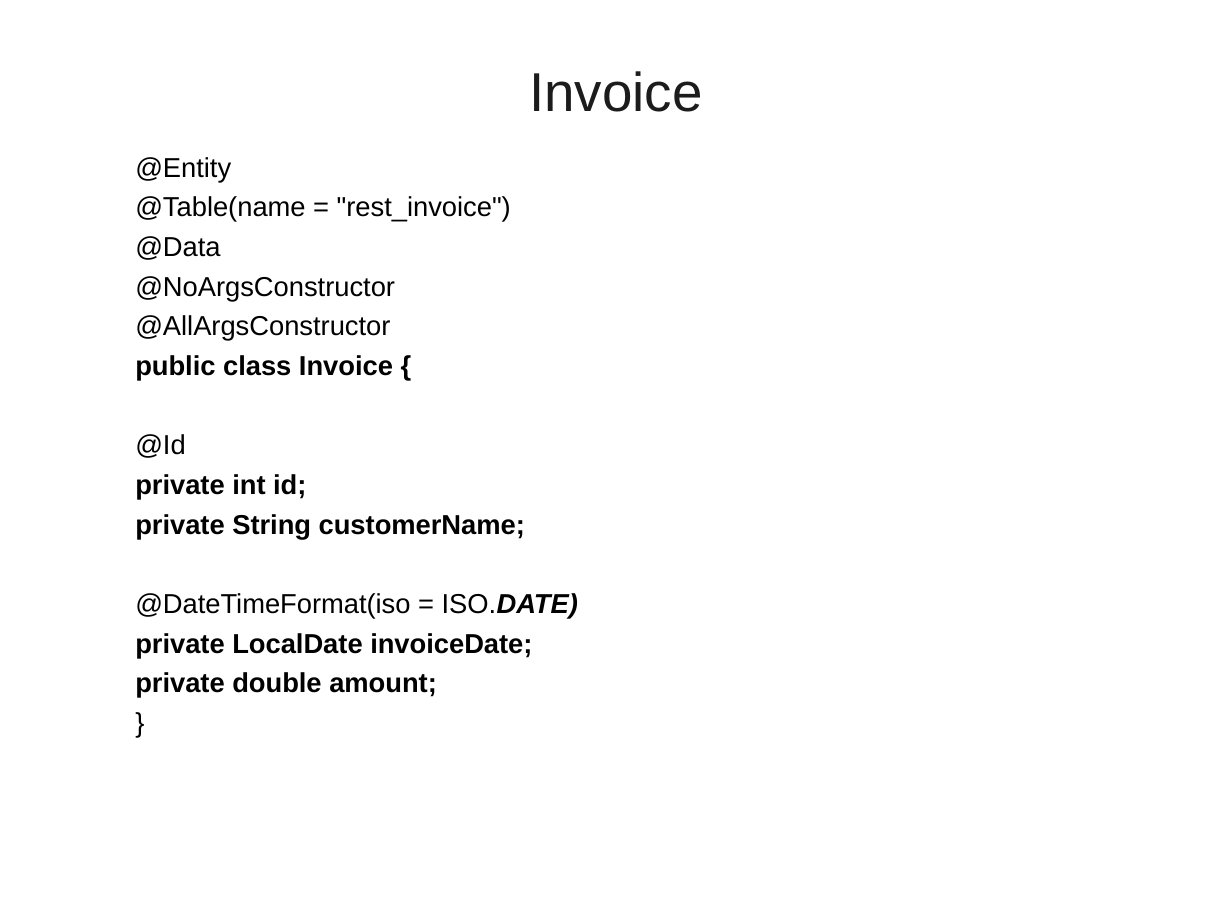
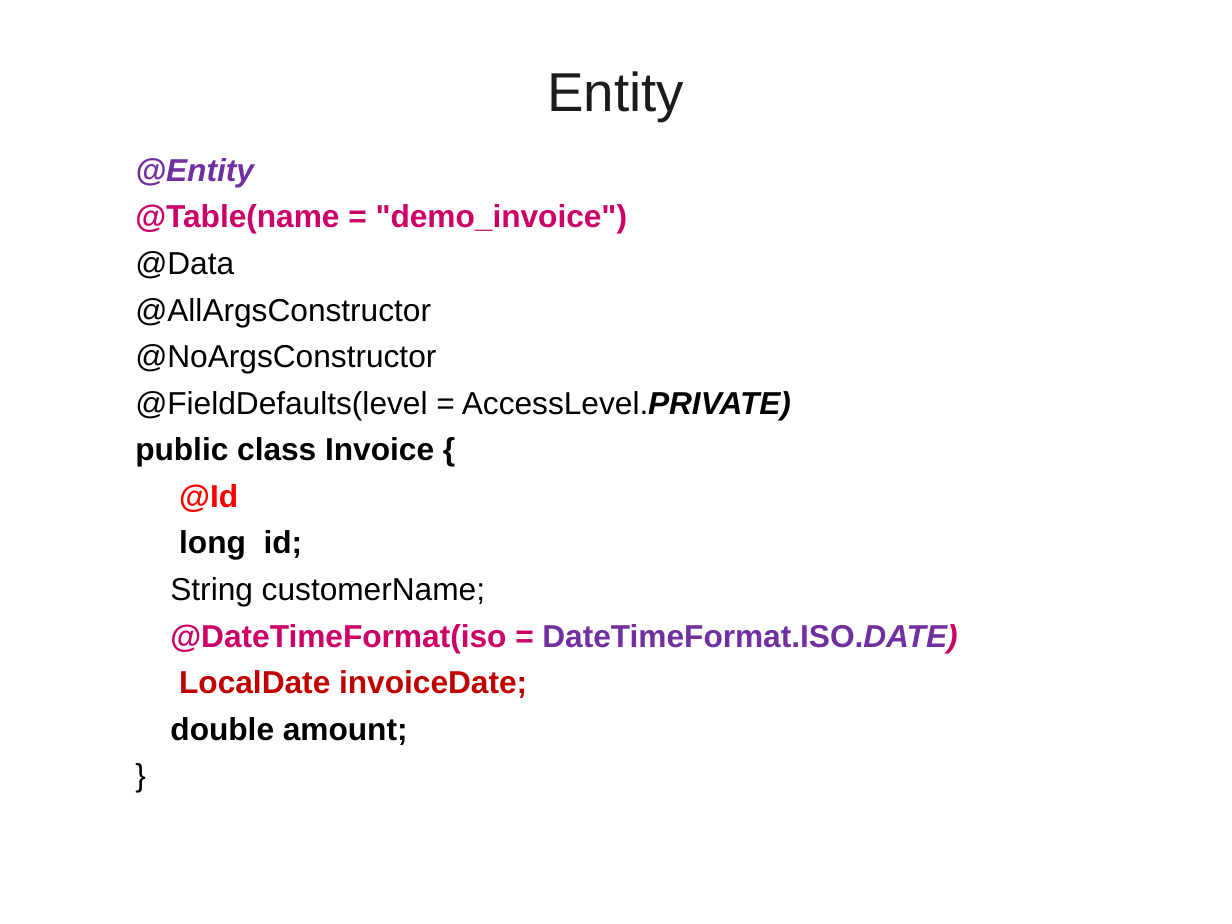
Before and after one commit to vatsank/spring_presentations, a slide deck: slide 184 of SpringBoot_Module1_Ver01.ppt (slide 229 before the commit). Drawn at 1232x924 pixels with LibreOffice and Linux fonts; fonts in the diff are those of the drawing; background and template pictures are left out. Boxes give left, top, right and bottom in pixels: in the first picture for what was removed or moved away, otherwise in the second. Text is boxed around its words. In the diff, an @@ line names an element or a change of style, - is before the commit and + after.

```diff
--- a/SpringBoot_Module1_Ver01.ppt
+++ b/SpringBoot_Module1_Ver01.ppt
@@ title at (547, 71, 684, 121): text changed @@
-Invoice
+Entity
@@ text at (135, 158, 436, 512): size 16 to 18.5 pt in "@Entity", "@Data", "@NoArgsConstructor", "public class Invoice {" and 2 more places; text colour #000000 to #7030A0, italic on in "@Entity"; bold on in "@Entity", "@Id"; text colour #000000 to #FF0000 in "@Id"; more space between paragraphs @@
@@ text at (135, 204, 627, 233): text changed; size 16 to 18.5 pt; text colour #000000 to #CC0066; bold on @@
-  @Table(name = "rest_invoice")
+  @Table(name = "demo_invoice")
@@ text at (135, 298, 431, 326): paragraph added @@
+  @AllArgsConstructor
@@ text at (135, 391, 791, 420): text changed; size 16 to 18.5 pt @@
-  @AllArgsConstructor
+  @FieldDefaults(level = AccessLevel.PRIVATE)
@@ text at (170, 530, 957, 745): text changed; size 16 to 18.5 pt @@
-  private int id;
-  private String customerName;
-  @DateTimeFormat(iso = ISO.DATE)
-  private LocalDate invoiceDate;
-  private double amount;
+  long id;
+  String customerName;
+  @DateTimeFormat(iso = DateTimeFormat.ISO.DATE)
+  LocalDate invoiceDate;
+  double amount;
```
Also in this commit, not shown: 31 other slides changed, 13 slides added, 24 slides removed.
